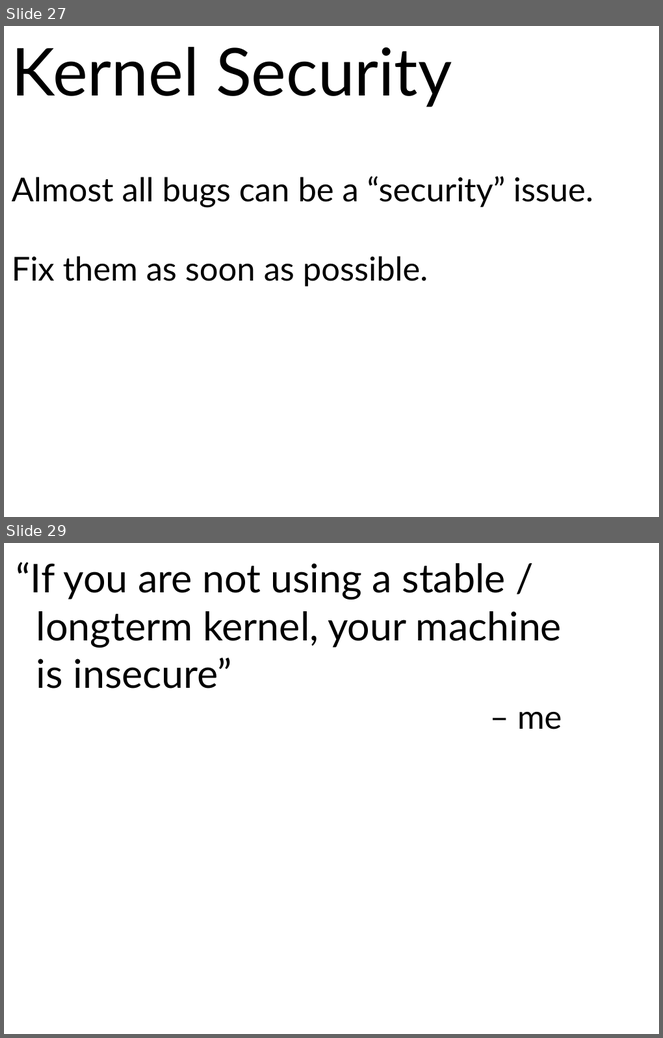
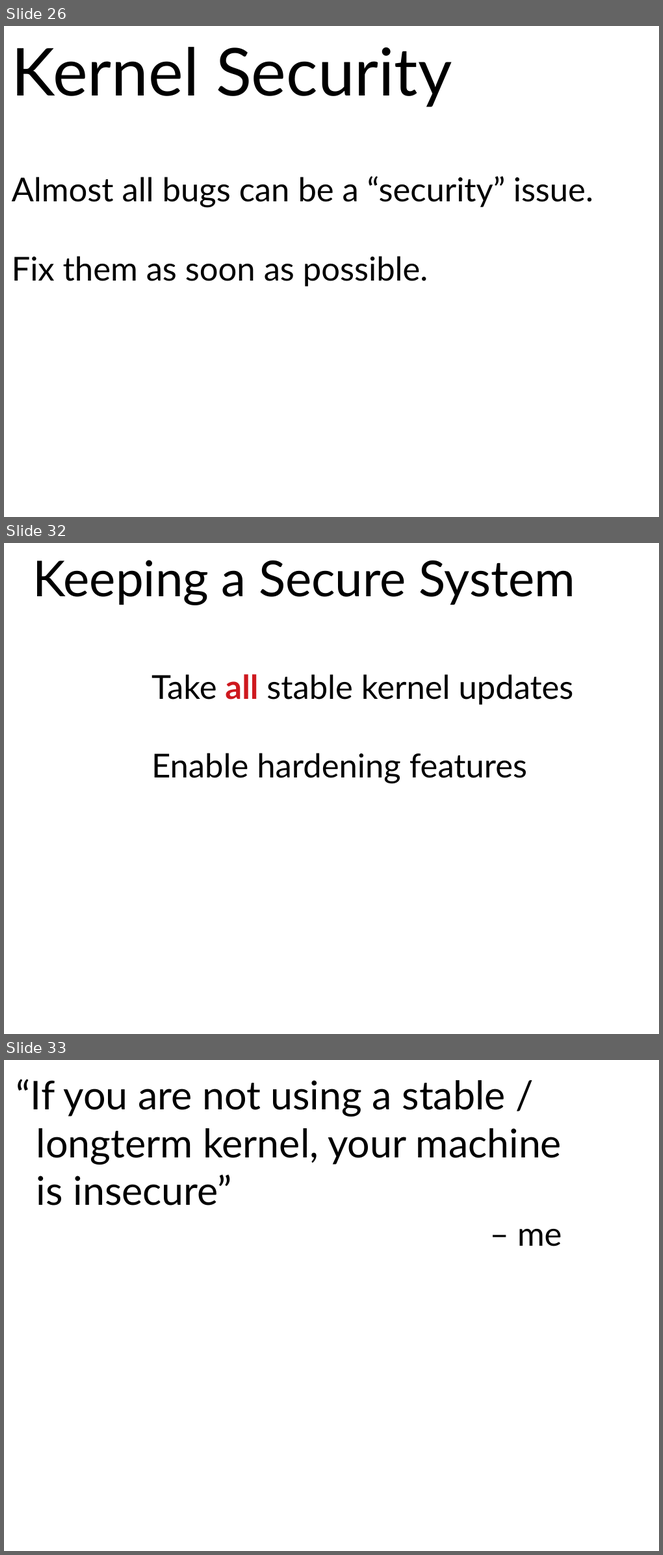
Before and after one commit to gregkh/presentation-release-model, a slide deck: release-model.odp. Shown one above the other, each under a label of ours: slides 27 and 29 before the commit, slides 26, 32 and 33 after it; the slides between them are not shown. The pictures are 663x1038 and 663x1555 pixels, drawn with LibreOffice and Linux fonts; fonts in the diff are those of the drawing. Boxes give left, top, right and bottom in pixels: in the first picture for what was removed or moved away, otherwise in the second. Text is boxed around its words. In the diff, an @@ line names an element or a change of style, - is before the commit and + after.

```diff
--- a/release-model.odp
+++ b/release-model.odp
@@ slide 32 added at <box>4,543,659,1034</box>, background #FFFFFF @@
@@ text added at <box>33,560,575,784</box>, 40 pt, text #000000 @@
+Keeping a Secure System
+Take all stable kernel updates
+Enable hardening features
@@ what was slide 27 is now slide 26 @@
@@ what was slide 29 is now slide 33 @@
```
Also in this commit, not shown: 4 slides changed, 5 other slides added, 2 slides removed, 1 other file.
